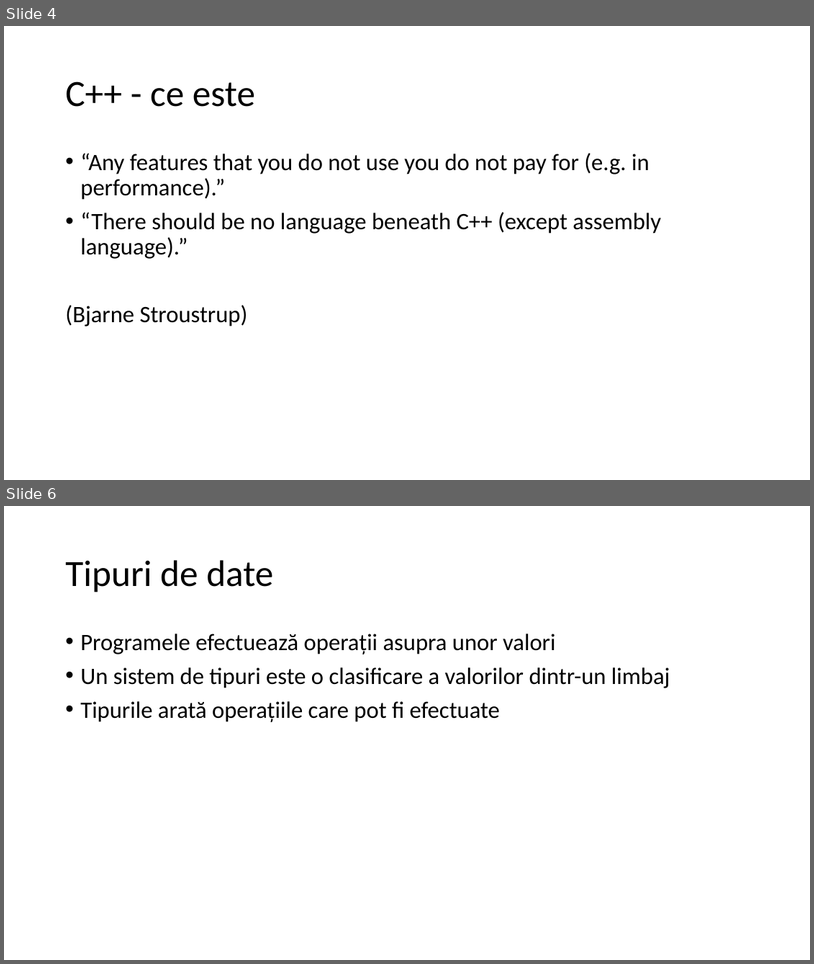
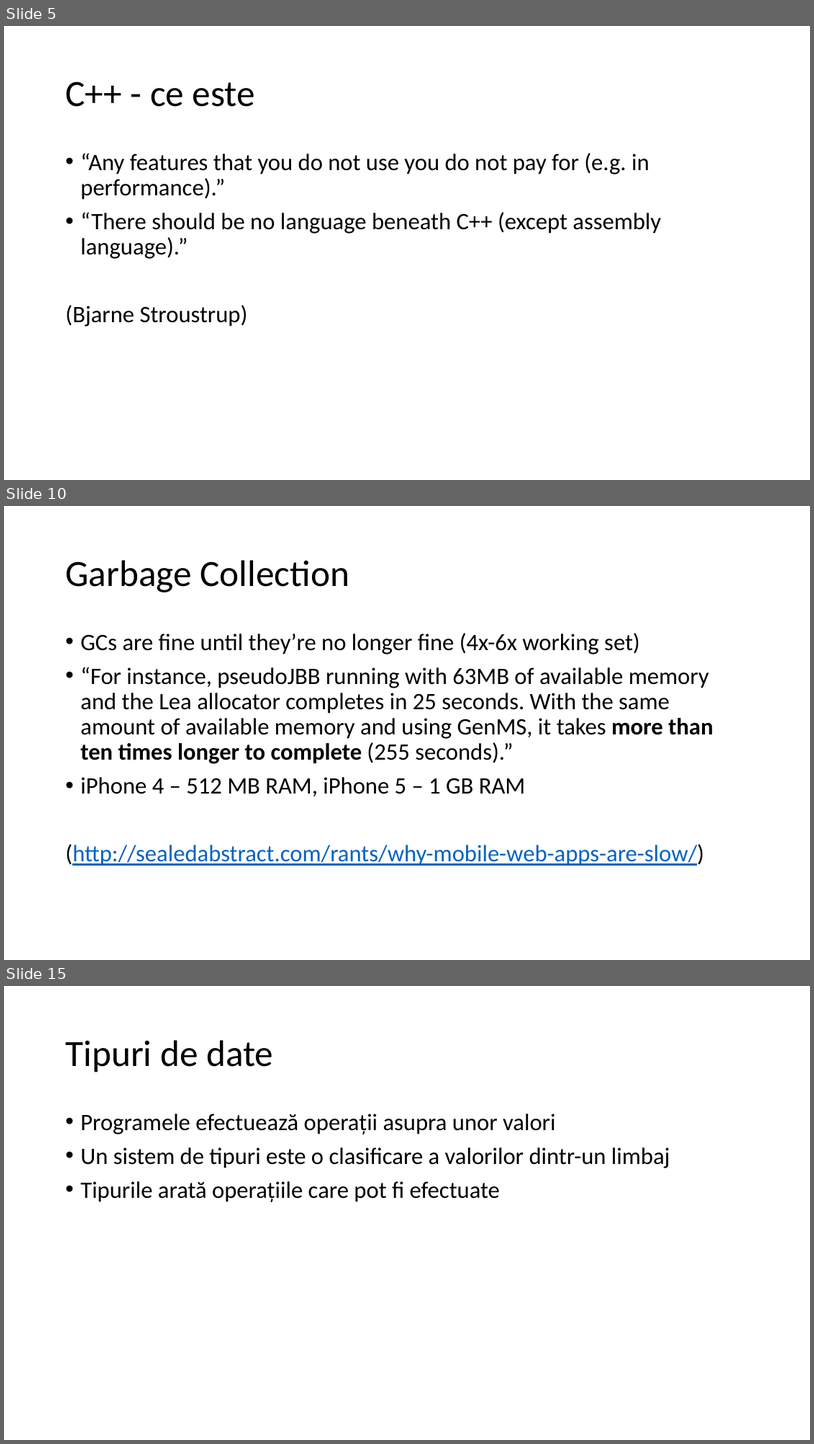
Before and after one commit to lnicola/acpp14, a slide deck: day1/Advanced C++ Day 1.pptx. Shown one above the other, each under a label of ours: slides 4 and 6 before the commit, slides 5, 10 and 15 after it; the slides between them are not shown. The pictures are 814x964 and 814x1444 pixels, drawn with LibreOffice and Linux fonts; fonts in the diff are those of the drawing. Boxes give left, top, right and bottom in pixels: in the first picture for what was removed or moved away, otherwise in the second. Text is boxed around its words. In the diff, an @@ line names an element or a change of style, - is before the commit and + after.

```diff
--- a/day1/Advanced C++ Day 1.pptx
+++ b/day1/Advanced C++ Day 1.pptx
@@ slide 10 added at [4,506,810,960], background #FFFFFF @@
@@ title added at [65,560,350,592], 44 pt, text #000000 @@
+Garbage Collection
@@ text added at [65,633,713,865], 28 pt, text #000000 @@
+• GCs are fine until they’re no longer fine (4x-6x working set)
+• “For instance, pseudoJBB running with 63MB of available memory and the Lea allocator completes in 25 seconds. With the same amount of available memory and using GenMS, it takes more than ten times longer to complete (255 seconds).”
+• iPhone 4 – 512 MB RAM, iPhone 5 – 1 GB RAM
+(http://sealedabstract.com/rants/why-mobile-web-apps-are-slow/)
@@ what was slide 4 is now slide 5 @@
@@ what was slide 6 is now slide 15 @@
```
Also in this commit, not shown: 7 slides changed, 15 other slides added.
